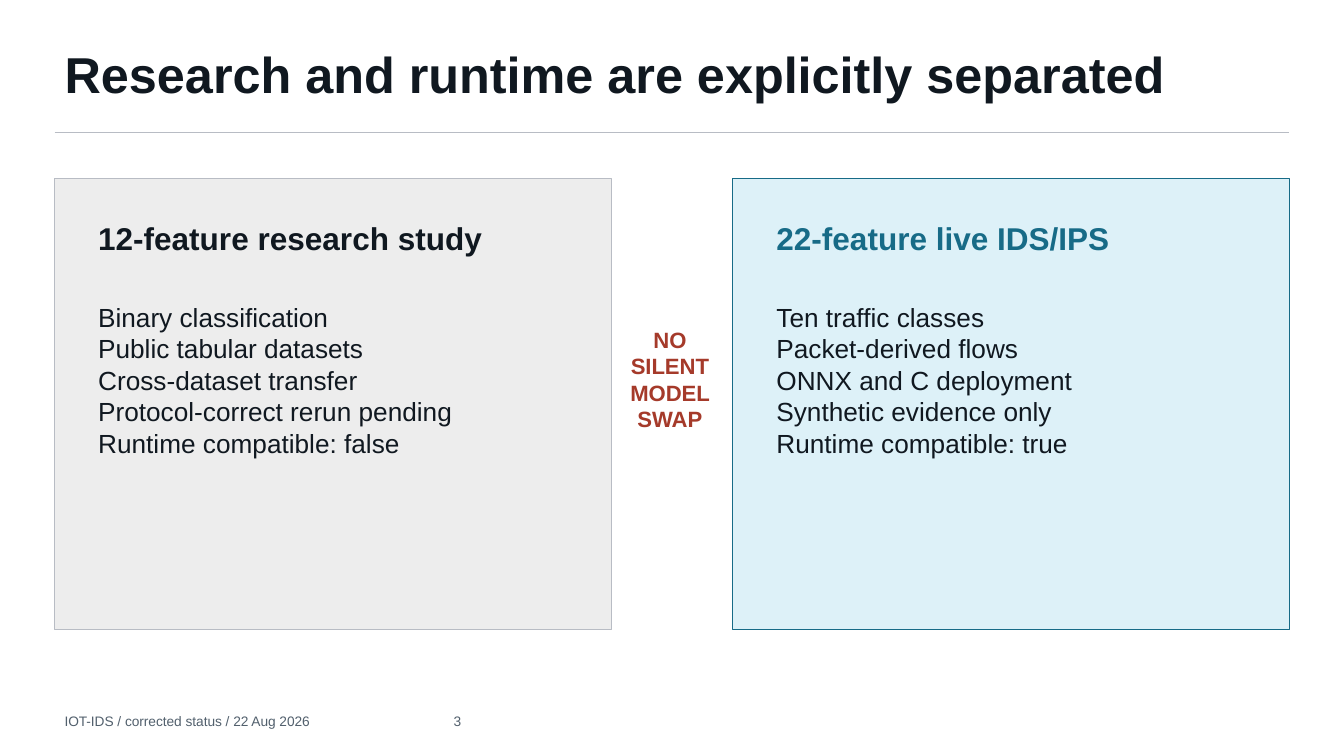
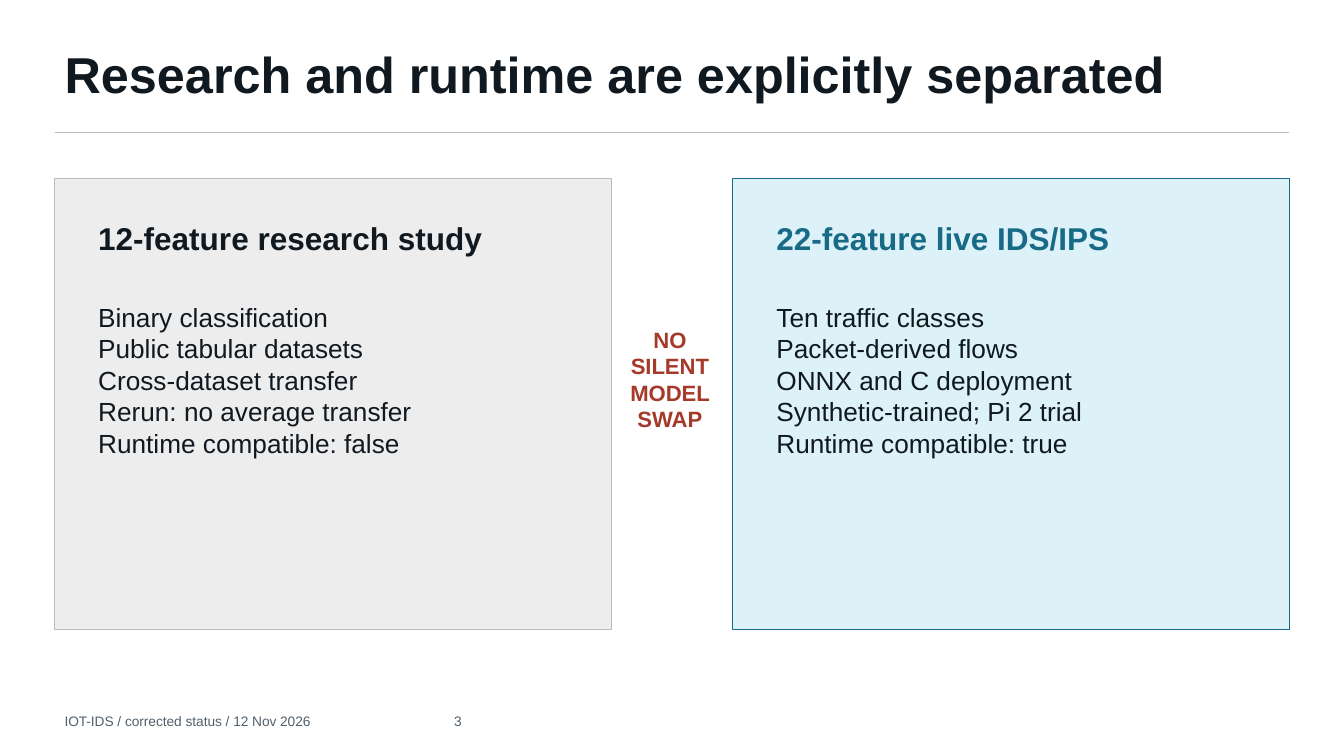
Before and after one commit to malharc373/IoT_IDS, a slide deck: slide 3 of output/presentation/IOT_IDS_Corrected_Project_Review.pptx. Drawn at 1344x756 pixels with LibreOffice and Linux fonts; fonts in the diff are those of the drawing. Boxes give left, top, right and bottom in pixels: in the first picture for what was removed or moved away, otherwise in the second. Text is boxed around its words. In the diff, an @@ line names an element or a change of style, - is before the commit and + after.

```diff
--- a/output/presentation/IOT_IDS_Corrected_Project_Review.pptx
+++ b/output/presentation/IOT_IDS_Corrected_Project_Review.pptx
@@ text at (98,402,411,427): text changed @@
-Protocol-correct rerun pending
+Rerun: no average transfer
@@ text at (776,402,1082,427): text changed @@
-Synthetic evidence only
+Synthetic-trained; Pi 2 trial
@@ text at (65,716,462,726): text changed @@
-IOT-IDS / corrected status / 22 Aug 2026 3
+IOT-IDS / corrected status / 12 Nov 2026 3
```
Also in this commit, not shown: 10 other slides changed, 2 slides added, 1 other file.
